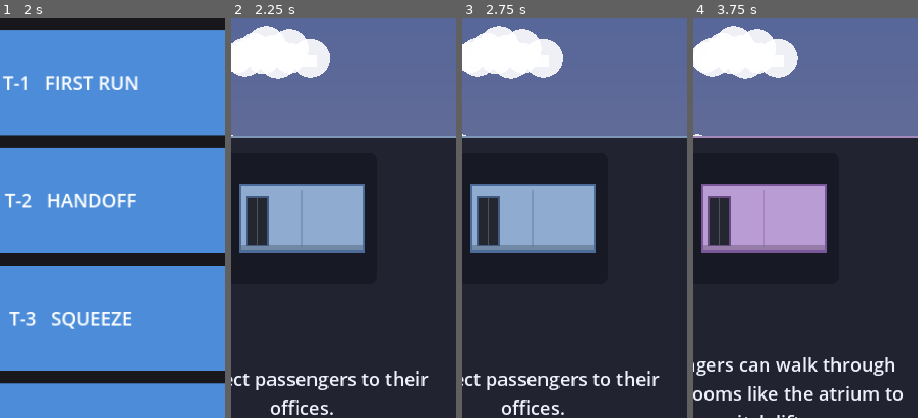
Above: before the commit, frames 1-4 (left to right).
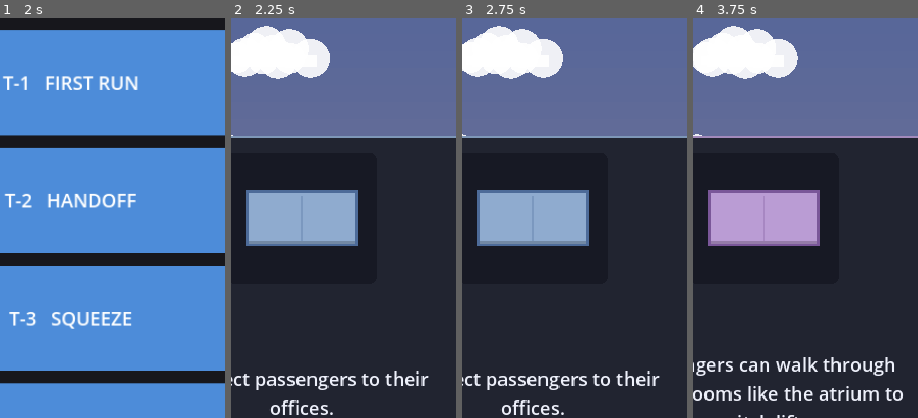
Above: after the commit, the same moments.

Repository: AlexEltonPym/elevator_game
Game: Godot game, scene res://scenes/v5_select.tscn
Same seed, same stepped clock (60 frames per second), same inputs: the game is played once before the commit and once after it.
Inputs (mouse positions are % of the whole screen's width and height, from its top left):
- Up to frame 1 (2 s): click (92, 5) at 0.52 s; click (8, 5) at 1.27 s
- Up to frame 2 (2.25 s): click "T-1 FIRST RUN" at 2 s
- Up to frame 3 (2.75 s): no input
- Up to frame 4 (3.75 s): click "LEVELS" at 2.75 s; click "T-2 HANDOFF" at 3.5 s
The pictures show only the part of the screen within x 34-84%, y 9-59%; the shares and areas given below are measured in that part.

Frame 1 is identical in both runs. In frame 2, 4.9% of the frame differs, in the area x 3-60%, y 41-59%; in frame 3, 4.9%; in frame 4, 4.9%.

Commit message:
Intro emblems: match the in-game furniture exactly
Draw the concept mini-room with the SAME assets and scale the board uses: the
real PixelSpaces elevator door (Elevator_closed.png) on the dock side, and the
room's furniture at ART_K * cell/CELL so native ratios match — the atrium shows
one small flower, the office its bookshelf, just like the actual rooms. Replaces
the hand-drawn door rect + arbitrary 3.6x furniture scale that read as a fridge.

Co-Authored-By: Claude Opus 4.8 <noreply@anthropic.com>

Diff:
--- a/scripts/v5/intro_card5.gd
+++ b/scripts/v5/intro_card5.gd
@@ -24,6 +24,7 @@
 var _lift_col := Color.WHITE
 var _btn: Button
 var _furn: Texture2D = null         # cached room furniture sprite for concept mini-rooms
+var _door: Texture2D = null         # cached PixelSpaces elevator landing door
 
 const CARD := Rect2(70, 300, 580, 660)
 
@@ -84,6 +85,9 @@
 		var fp: String = Grid5._PS + str(Grid5.ROOM_STYLE[_room_type].furn)
 		if ResourceLoader.exists(fp):
 			_furn = load(fp)
+		var dp: String = Grid5._PS + "Furniture/Elevator_closed.png"
+		if ResourceLoader.exists(dp):
+			_door = load(dp)
 
 
 func _process(dt: float) -> void:
@@ -135,31 +139,29 @@
 	var style: Dictionary = Grid5.ROOM_STYLE[_room_type]
 	var bg: Color = style.bg
 	var line: Color = style.line
+	# A 2-cell room drawn at the GAME's scale (one emblem cell = `cell`, sprites at ART_K so
+	# native ratios match the board — the flower stays small, the bookshelf bigger).
+	var cell := 88.0
+	var k: float = Grid5.ART_K * cell / Grid5.CELL
+	var rw := cell * 2.0
 	var c := r.get_center()
-	var rw := 200.0
-	var rh := 108.0
-	var room := Rect2(c.x - rw / 2.0, c.y - rh / 2.0, rw, rh)
-	var floor_y := room.end.y - 12.0
+	var room := Rect2(c.x - rw / 2.0, c.y - cell / 2.0, rw, cell)
+	var floor_y := room.end.y - 7.0
 	_panel(room, bg, 10.0)                                                # room body (authoritative colour)
-	draw_rect(Rect2(room.position.x, floor_y, room.size.x, 12.0), bg.darkened(0.20))  # floor band
+	draw_rect(Rect2(room.position.x, floor_y, room.size.x, 7.0), bg.darkened(0.20))   # floor band
 	draw_line(Vector2(c.x, room.position.y + 8.0), Vector2(c.x, room.end.y - 8.0),
-			Color(line, 0.35), 2.0)                                       # 2-tile seam
+			Color(line, 0.30), 2.0)                                       # 2-tile seam
 	_panel(room, line, 10.0, false, 4.0)                                  # outline
-	# Landing door on the LEFT (the dock side), recessed into the wall.
-	var dw := 30.0
-	var dh := rh - 34.0
-	var door := Rect2(room.position.x + 14.0, floor_y - dh, dw, dh)
-	draw_rect(door.grow(3.0), line.darkened(0.15))                        # frame
-	draw_rect(door, Color(0.14, 0.15, 0.19))                              # dark car mouth
-	draw_line(Vector2(door.get_center().x, door.position.y),
-			Vector2(door.get_center().x, door.end.y), Color(0.30, 0.32, 0.36), 2.0)  # seam
-	# Furniture on the RIGHT (opposite the door), bottom-aligned on the floor.
+	# LEFT cell: the real elevator landing door, bottom-aligned (the dock side).
+	if _door != null:
+		var dsz := Vector2(_door.get_width(), _door.get_height()) * k
+		var dx := room.position.x + (cell - dsz.x) / 2.0
+		draw_texture_rect(_door, Rect2(Vector2(dx, floor_y - dsz.y), dsz), false)
+	# RIGHT cell: the room's real furniture (office bookshelf / atrium flora), bottom-aligned.
 	if _furn != null:
-		var sz := Vector2(_furn.get_width(), _furn.get_height()) * 3.6
-		var maxh := rh - 24.0
-		if sz.y > maxh:
-			sz *= maxh / sz.y
-		draw_texture_rect(_furn, Rect2(Vector2(room.end.x - 20.0 - sz.x, floor_y - sz.y), sz), false)
+		var fsz := Vector2(_furn.get_width(), _furn.get_height()) * k
+		var fx := room.position.x + cell + (cell - fsz.x) / 2.0
+		draw_texture_rect(_furn, Rect2(Vector2(fx, floor_y - fsz.y), fsz), false)
 
 
 ## A plain coloured plate + centred label — the fallback emblem for a type-less concept
